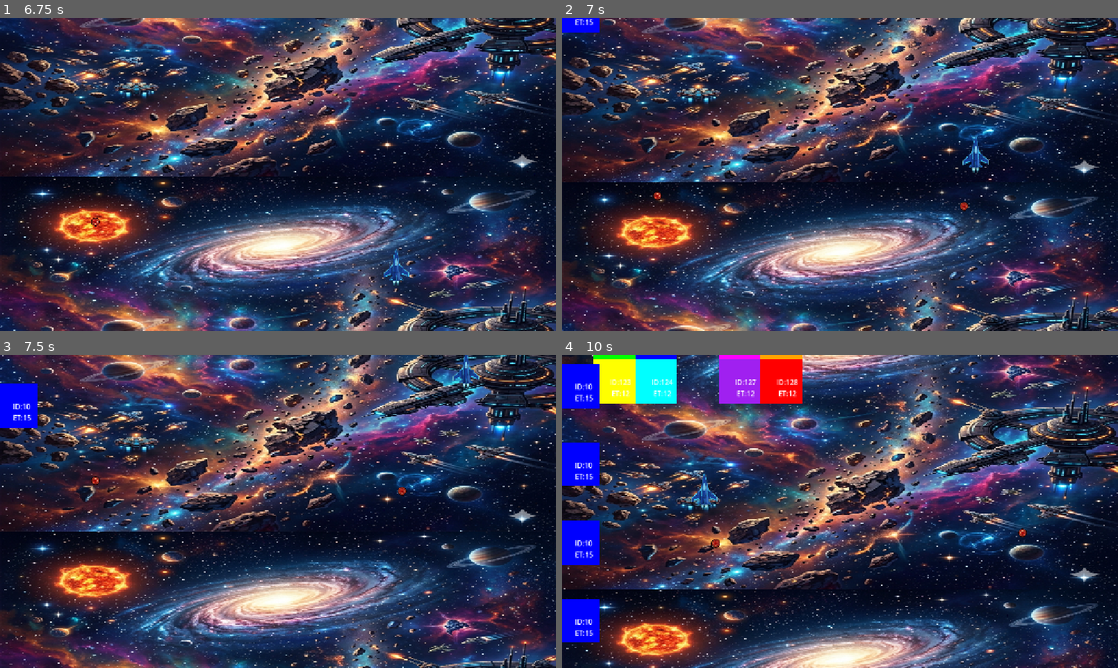
Above: before the commit, frames 1-4 (two rows, left to right).
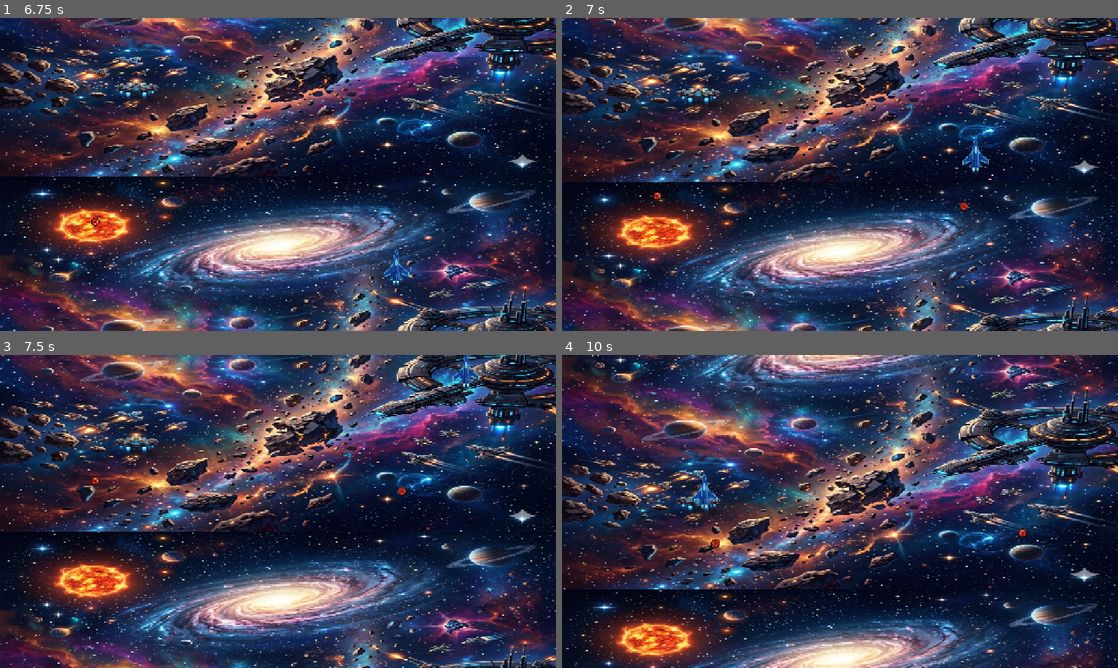
Above: after the commit, the same moments.

Repository: boryspimpek/Galaxid
Game: Godot game, scene res://scenes/world/World.tscn
The game is run twice, just before and just after one commit, with the same random seed, the same clock (stepped at 60 frames per second) and the same inputs. Before the commit the project starts from res://world/World.tscn.
Inputs:
- Up to frame 1 (6.75 s): tap Enter (ui_accept) at 0.5, 0.77, 1.52, 3.02, 3.77, 4.52, 6.02 s; hold Right (ui_right) 0.53-1.28 s; hold Down (ui_down) 1.28-2.03 s; hold Right (ui_right) 2.03-2.78 s; hold Up (ui_up) 2.78-3.53 s; hold Left (ui_left) 3.53-5.03 s; hold Down (ui_down) 5.03-5.78 s; hold Right (ui_right) 5.78-6.53 s; hold Up (ui_up) from 6.53 s (still down)
- Up to frame 2 (7 s): keep holding Up (ui_up); tap Enter (ui_accept) at 6.77 s
- Up to frame 3 (7.5 s): release Up (ui_up) at 7.28 s; hold Right (ui_right) from 7.28 s (still down)
- Up to frame 4 (10 s): tap Enter (ui_accept) at 7.52, 9.02, 9.77 s; release Right (ui_right) at 8.03 s; hold Down (ui_down) 8.03-8.78 s; hold Left (ui_left) 8.78-9.53 s; hold Up (ui_up) from 9.53 s (still down)

Frame 1 is identical in both runs. In frame 2, 0.3% of the frame differs, in the area x 0-7%, y 0-5%; in frame 3, 1.0%; in frame 4, 8.3%, in the area x 0-44%, y 0-92%.
Error after the commit: Parse Error: Function "enemy_global_accel()" not found in base self. (res://scenes/world/LevelManager.gd:83)

Commit message:
refactor

Diff:
--- /dev/null
+++ b/scenes/background/Background.tscn
@@ -0,0 +1,19 @@
+[gd_scene format=3 uid="uid://dr7gh8fwvyady"]
+
+[ext_resource type="Texture2D" uid="uid://0qsrx8836bgl" path="res://assets/background.png" id="1_background_texture"]
+[ext_resource type="Script" path="res://scenes/background/Background.gd" id="2_background_script"]
+
+[node name="Background" type="Node2D"]
+script = ExtResource("2_background_script")
+
+[node name="BackgroundRect" type="TextureRect" parent="."]
+offset_right = 1280.0
+offset_bottom = 720.0
+texture = ExtResource("1_background_texture")
+expand_mode = 1
+
+[node name="BackgroundRect2" type="TextureRect" parent="."]
+offset_right = 1280.0
+offset_bottom = 720.0
+texture = ExtResource("1_background_texture")
+expand_mode = 1
--- a/scenes/enemy/Enemy.gd
+++ b/scenes/enemy/Enemy.gd
@@ -102,6 +102,12 @@
 	# 2. velocity (eyc) — po ewentualnej aktualizacji silnika wahadłowego
 	# 3. scroll tła (tempBackMove)
 
+# --- NOWOŚĆ: Stałe przyspieszenie liniowe (xaccel/yaccel) ---
+	# W Tyrianie te wartości są stosowane co klatkę (15 FPS).
+	# Musimy je przemnożyć przez delta i TYRIAN_FPS, aby działały płynnie.
+	velocity.x += float(xaccel) * TYRIAN_FPS * delta
+	velocity.y += float(yaccel) * TYRIAN_FPS * delta
+
 	# --- 1. Silnik wahadłowy X ---
 	if excc != 0:
 		exccw -= 1
@@ -138,12 +144,3 @@
 		queue_free()
 	if position.y < BOUNDS_TOP  or position.y > BOUNDS_BOTTOM:
 		queue_free()
-
-func take_damage(damage: int):
-	armor -= damage
-	if armor <= 0:
-		explode()
-
-func explode():
-	# TODO: efekt eksplozji
-	queue_free()
--- a/world/EnemySpawner.gd
+++ b/scenes/world/LevelManager.gd
@@ -25,7 +25,7 @@
 var level_distance: float = 0.0
 
 func _ready():
-	background = get_node_or_null("../Background")
+	background = get_node_or_null("Background")
 	load_enemies_data()
 	load_events_data()
 
@@ -80,6 +80,7 @@
 		2:                    set_scroll_speed(event)
 		6, 15, 17, 18:        spawn_enemy(event)
 		12:                   spawn_4x4_enemies(event)
+		20:                   enemy_global_accel(event)
 		_:
 			pass
 
@@ -107,7 +108,7 @@
 	var enemy = _create_enemy_node(enemy_template, spawn_pos, raw_velocity,
 		event.get("fixed_move_y", 0), scroll_for_slot, enemy_id, event.get("event_type", 0))
 	if enemy:
-		get_parent().add_child(enemy)
+		add_child(enemy)
 
 func spawn_4x4_enemies(event: Dictionary):
 	var enemy_ids = event.get("enemy_ids", [])
@@ -131,7 +132,7 @@
 		var enemy = _create_enemy_node(enemy_template, spawn_pos, raw_velocity,
 			fixed_move_y, scroll_for_slot, int(enemy_ids[i]), event_type)
 		if enemy:
-			get_parent().add_child(enemy)
+			add_child(enemy)
 
 # Pomocnicze
 
--- /dev/null
+++ b/scenes/world/World.tscn
@@ -0,0 +1,12 @@
+[gd_scene format=3 uid="uid://ckavqb25bdaul"]
+
+[ext_resource type="PackedScene" uid="uid://c3ik8aourheqx" path="res://scenes/player/Player.tscn" id="1_c6gwx"]
+[ext_resource type="PackedScene" uid="uid://dr7gh8fwvyady" path="res://scenes/background/Background.tscn" id="2_background"]
+[ext_resource type="Script" uid="uid://m7pot1avds0x" path="res://scenes/world/LevelManager.gd" id="3_level_manager"]
+
+[node name="World" type="Node2D" unique_id=1364436952]
+script = ExtResource("3_level_manager")
+
+[node name="Background" parent="." instance=ExtResource("2_background")]
+
+[node name="Player" parent="." unique_id=1834704228 instance=ExtResource("1_c6gwx")]
--- a/world/World.tscn
+++ /dev/null
@@ -1,28 +0,0 @@
-[gd_scene format=3 uid="uid://ckavqb25bdaul"]
-
-[ext_resource type="PackedScene" uid="uid://c3ik8aourheqx" path="res://scenes/player/Player.tscn" id="1_c6gwx"]
-[ext_resource type="Script" uid="uid://dr7gh8fwvyady" path="res://world/Background.gd" id="3_background"]
-[ext_resource type="Texture2D" uid="uid://0qsrx8836bgl" path="res://assets/background.png" id="4_background_texture"]
-[ext_resource type="Script" uid="uid://m7pot1avds0x" path="res://world/EnemySpawner.gd" id="5_enemy_spawner"]
-
-[node name="World" type="Node2D" unique_id=1364436952]
-
-[node name="Background" type="Node2D" parent="." unique_id=197037970]
-script = ExtResource("3_background")
-
-[node name="BackgroundRect" type="TextureRect" parent="Background" unique_id=1284015493]
-offset_right = 1280.0
-offset_bottom = 720.0
-texture = ExtResource("4_background_texture")
-expand_mode = 1
-
-[node name="BackgroundRect2" type="TextureRect" parent="Background" unique_id=1659559419]
-offset_right = 1280.0
-offset_bottom = 720.0
-texture = ExtResource("4_background_texture")
-expand_mode = 1
-
-[node name="Player" parent="." unique_id=1834704228 instance=ExtResource("1_c6gwx")]
-
-[node name="EnemySpawner" type="Node2D" parent="." unique_id=942777578]
-script = ExtResource("5_enemy_spawner")
Renamed: world/Background.gd -> scenes/background/Background.gd
Renamed: world/Background.gd.uid -> scenes/background/Background.gd.uid
Renamed: world/EnemySpawner.gd.uid -> scenes/world/LevelManager.gd.uid
